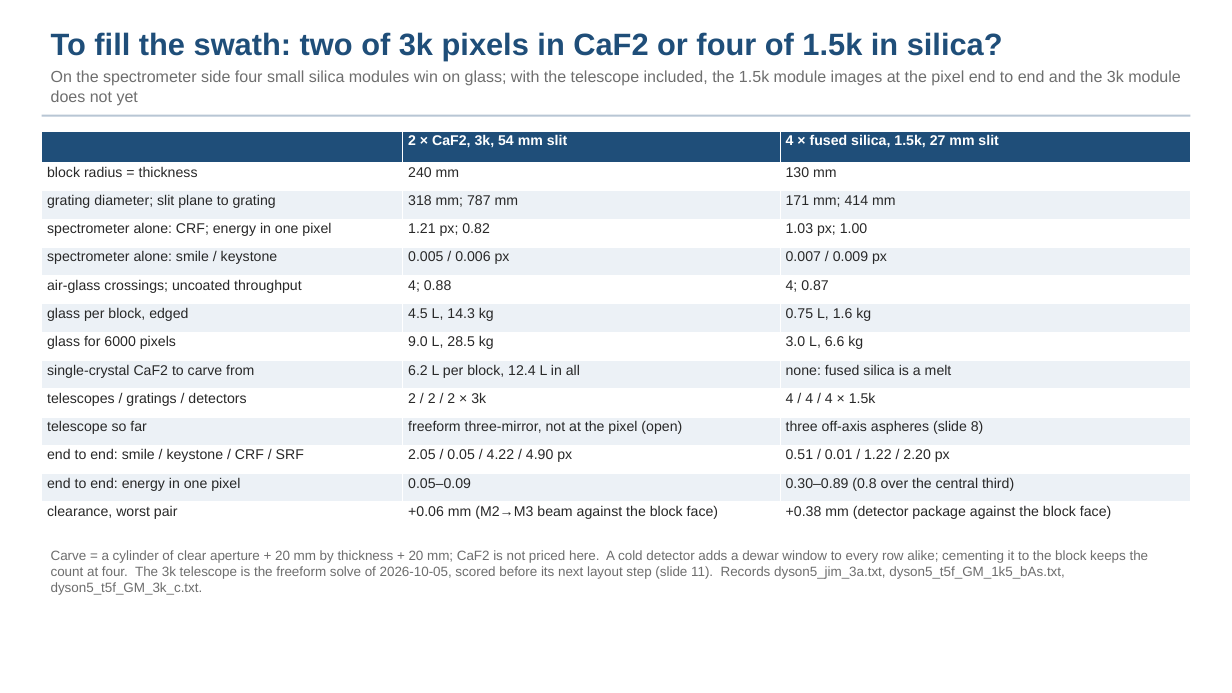
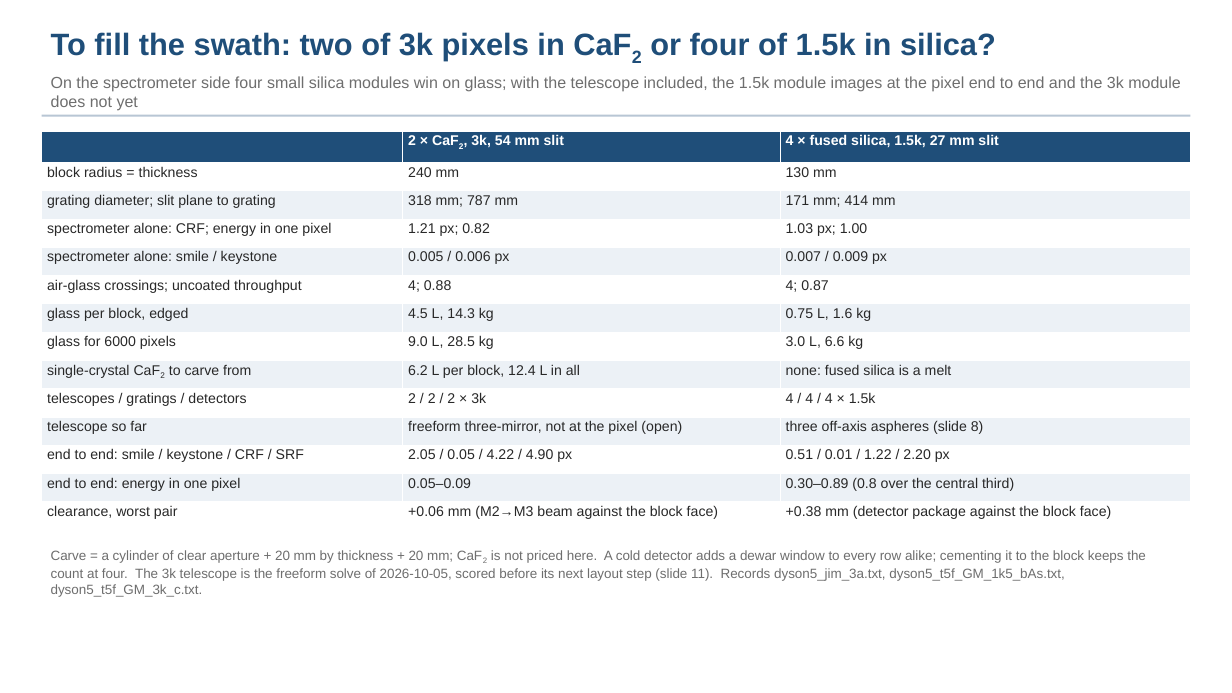
Before and after one commit to nasa-jpl/macos, a slide deck: slide 10 of demo_session/deck_dyson_record.pptx. Drawn at 1232x693 pixels with LibreOffice and Linux fonts; fonts in the diff are those of the drawing. Boxes give left, top, right and bottom in pixels: in the first picture for what was removed or moved away, otherwise in the second. Text is boxed around its words. In the diff, an @@ line names an element or a change of style, - is before the commit and + after.

```diff
--- a/demo_session/deck_dyson_record.pptx
+++ b/demo_session/deck_dyson_record.pptx
@@ text at (51,32,996,61): now subscript in "CaF2" @@
@@ table at (42,131,1191,528) @@
@@ now subscript in "CaF2,", "CaF2" @@
@@ text "Carve = a cylinder of ..." at (51,550,1146,581): now subscript in "CaF2" @@
```
Also in this commit, not shown: 14 other slides changed, 2 other files.
